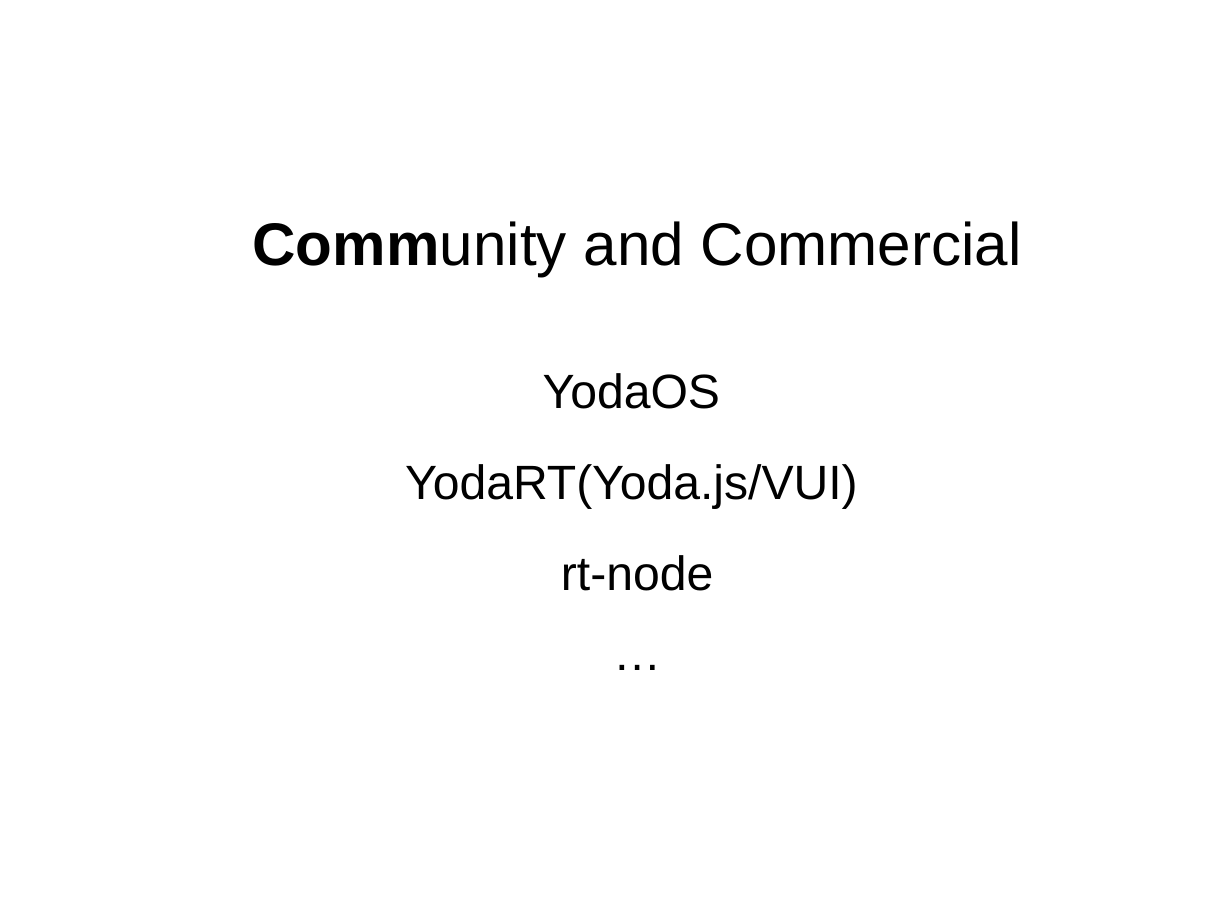
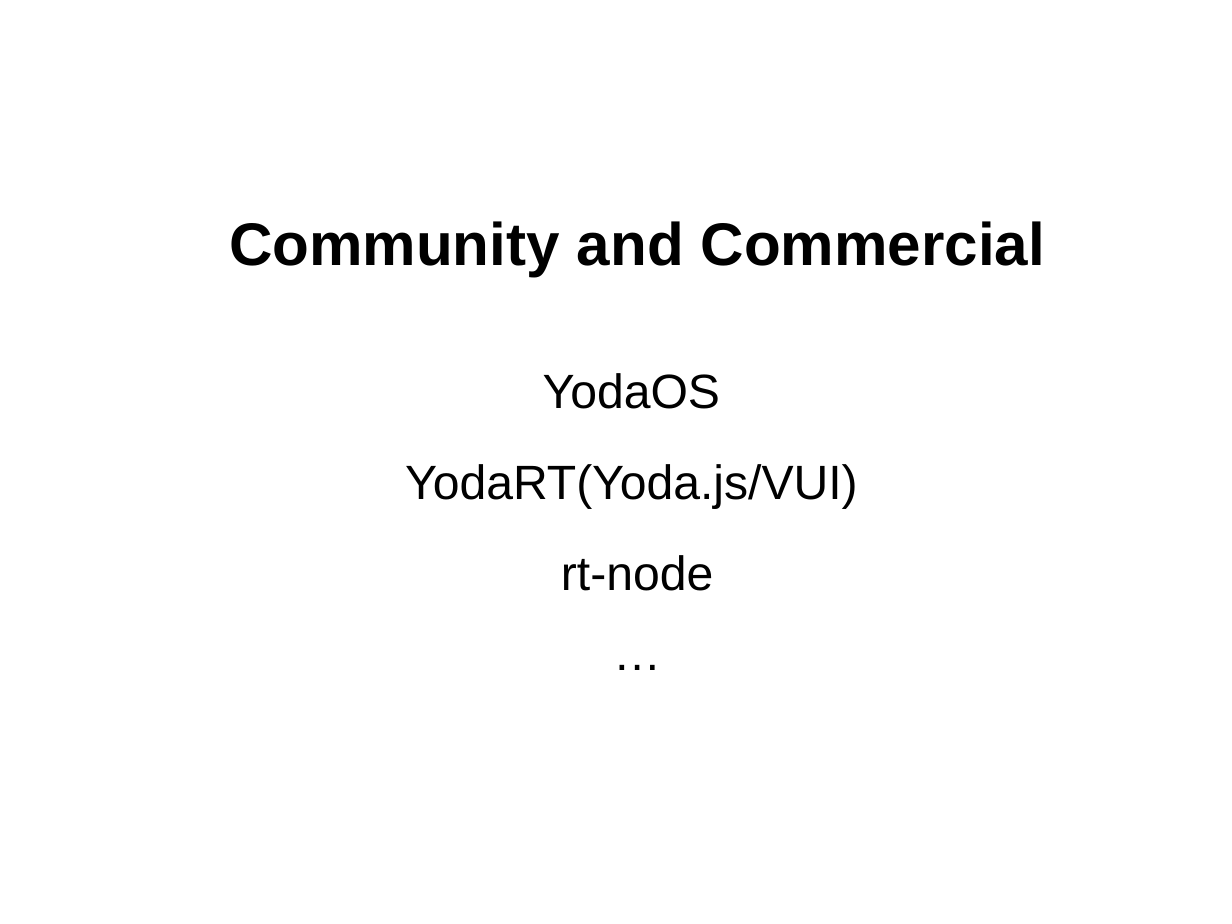
Before and after one commit to Txiaozhe/pangolin, a slide deck: slide 15 of shadownode-eshine-2019-12/JavaScript-in-IoT.pptx. Drawn at 1232x924 pixels with LibreOffice and Linux fonts; fonts in the diff are those of the drawing. Boxes give left, top, right and bottom in pixels: in the first picture for what was removed or moved away, otherwise in the second. Text is boxed around its words. In the diff, an @@ line names an element or a change of style, - is before the commit and + after.

```diff
--- a/shadownode-eshine-2019-12/JavaScript-in-IoT.pptx
+++ b/shadownode-eshine-2019-12/JavaScript-in-IoT.pptx
@@ title "Community and Commercial" at bbox=[229, 221, 1045, 276]: bold on in "Community and Commercial" @@
```
Also in this commit, not shown: 1 other slide changed, 2 other files.
